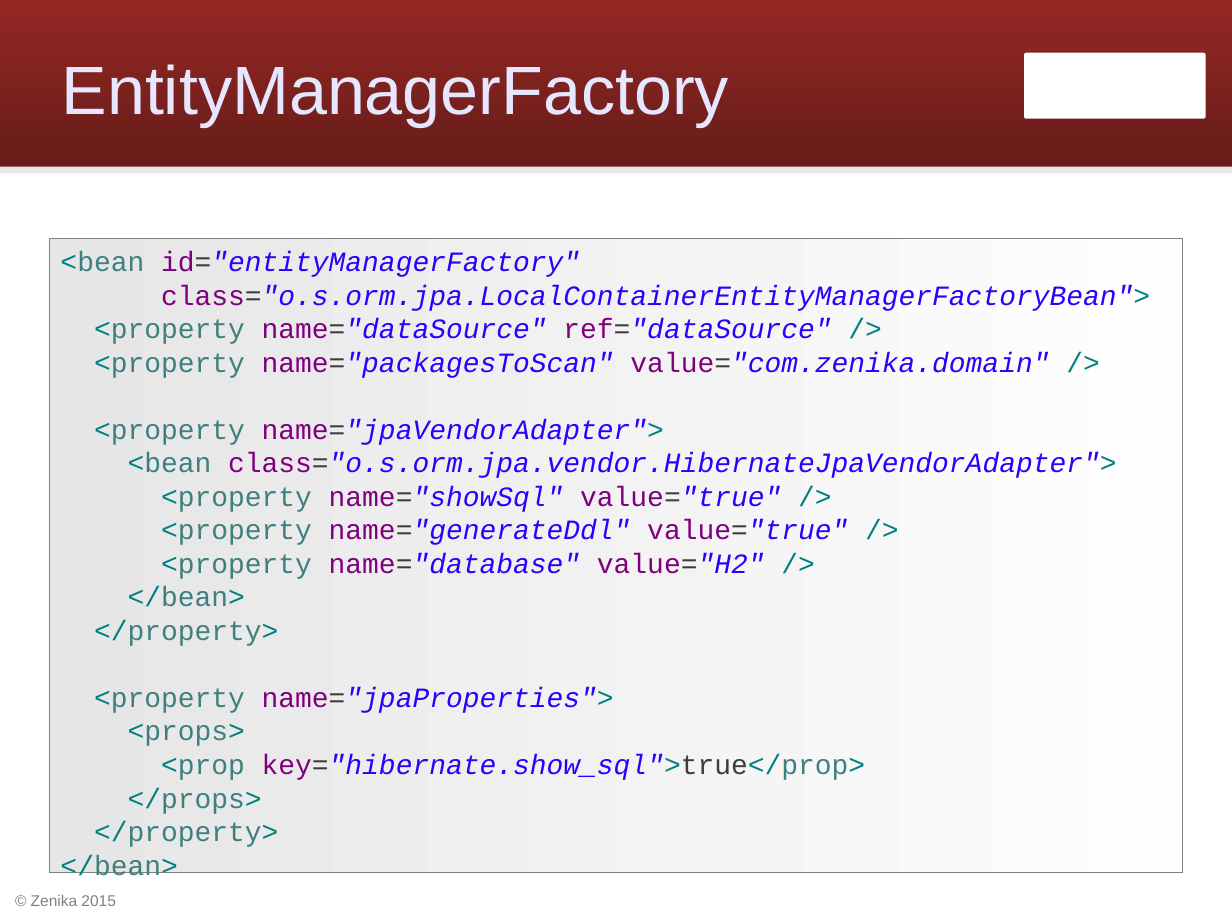
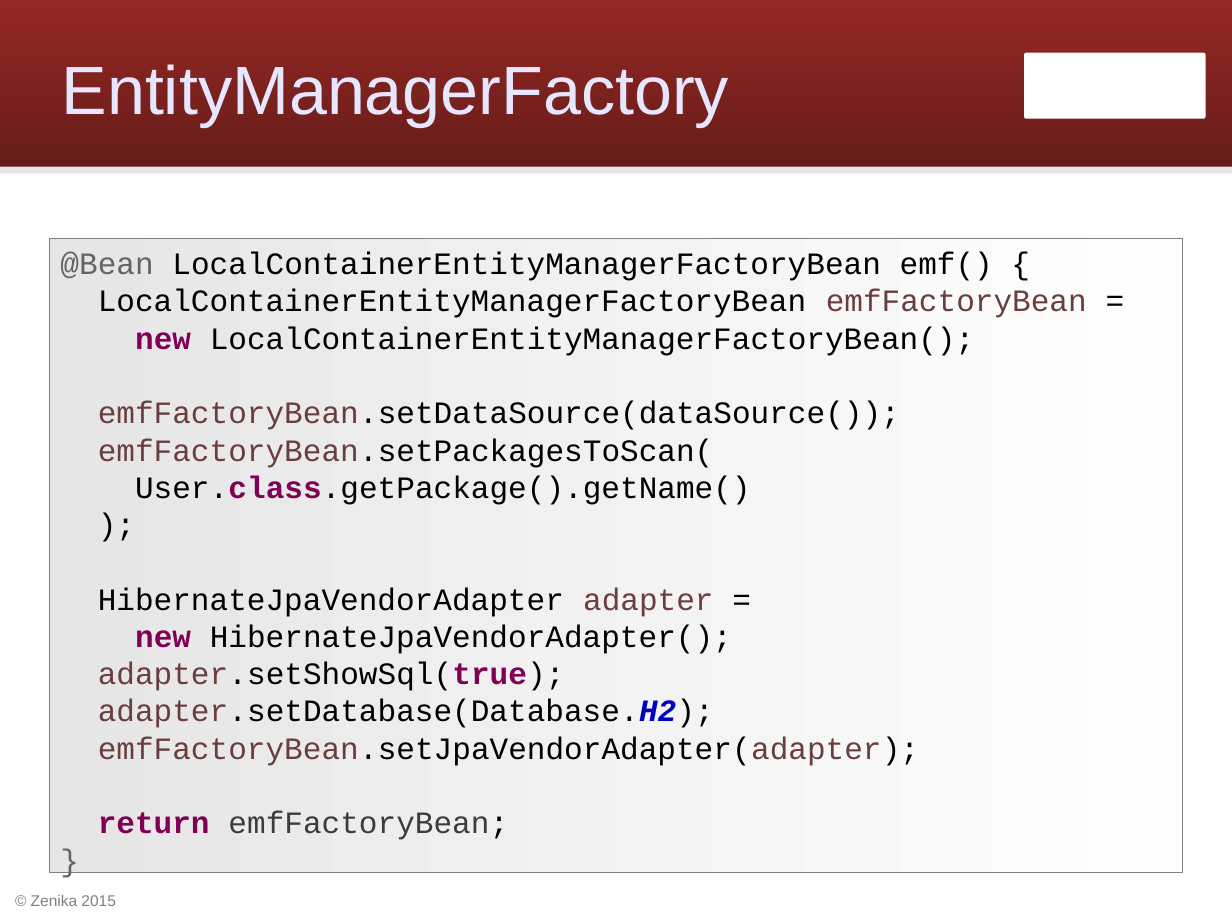
Before and after one commit to Zenika/workshop-spring-core, a slide deck: slide 71 of spring-workshop.odp. Drawn at 1232x924 pixels with LibreOffice and Linux fonts; fonts in the diff are those of the drawing; background and template pictures are left out. Boxes give left, top, right and bottom in pixels: in the first picture for what was removed or moved away, otherwise in the second. Text is boxed around its words. In the diff, an @@ line names an element or a change of style, - is before the commit and + after.

```diff
--- a/spring-workshop.odp
+++ b/spring-workshop.odp
@@ text in rectangle at <box>60,252,1087,840</box>: text changed; size 18 to 20 pt; text colour #2A00FF to #000000; italic off @@
-<bean id="entityManagerFactory"
-class="o.s.orm.jpa.LocalContainerEntityManagerFactoryBean">
-<property name="dataSource" ref="dataSource" />
-<property name="packagesToScan" value="com.zenika.domain" />
-<property name="jpaVendorAdapter">
-<bean class="o.s.orm.jpa.vendor.HibernateJpaVendorAdapter">
-<property name="showSql" value="true" />
-<property name="generateDdl" value="true" />
-<property name="database" value="H2" />
-</bean>
-</property>
-<property name="jpaProperties">
-<props>
-<prop key="hibernate.show_sql">true</prop>
-</props>
-</property>
-</bean>
+@Bean LocalContainerEntityManagerFactoryBean emf() {
+LocalContainerEntityManagerFactoryBean emfFactoryBean =
+new LocalContainerEntityManagerFactoryBean();
+emfFactoryBean.setDataSource(dataSource());
+emfFactoryBean.setPackagesToScan(
+User.class.getPackage().getName()
+);
+HibernateJpaVendorAdapter adapter =
+new HibernateJpaVendorAdapter();
+adapter.setShowSql(true);
+adapter.setDatabase(Database.H2);
+emfFactoryBean.setJpaVendorAdapter(adapter);
+return emfFactoryBean;
+}
```
Also in this commit, not shown: 3 other slides changed, 8 other files.
